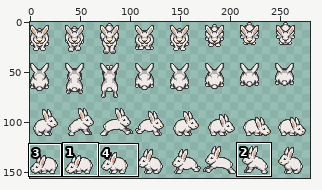
File history of a sprite sheet, Trunk/Resources/lapinMoving.png. Above: a wide view before the commit, with the close-up outlined.
Close-up. First the earlier version:
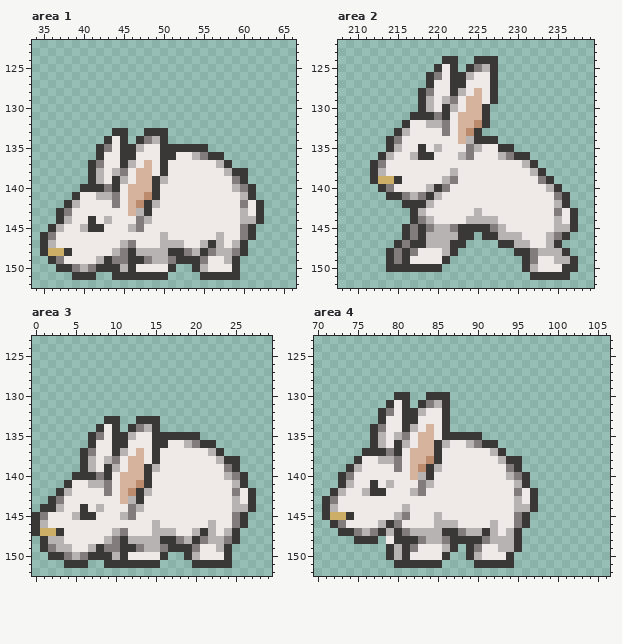
The file is 321x170 pixels. Shown: area 1: x 34..66, y 122..152; area 2: x 208..239, y 122..152; area 3: x 0..29, y 123..152; area 4: x 70..106, y 123..152. The wide view leaves out empty margins. The commit also changed other parts of the picture, which this record leaves out.
After:
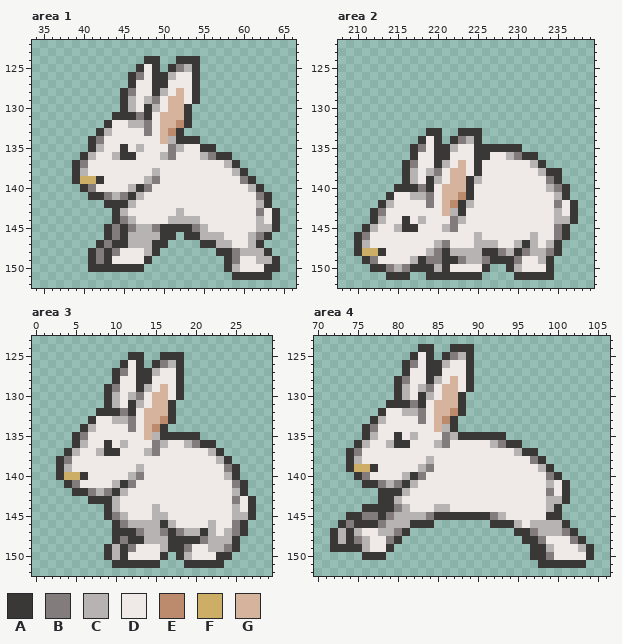
Palette (. is transparent): A #3a3737  B #827c7c  C #b7b3b2  D #efe9e7  E #bc8b6d  F #cdae67  G #d6b39d
The edit:
--- area 1
@@ x 34..66 @@
 123 .................................
-124 .................................
-125 .................................
-126 .................................
-127 .................................
-128 .................................
-129 .................................
-130 .................................
-131 .................................
-132 .................................
-133 ..........AA..AAA................
-134 .........ADA.ABCA................
-135 ........ABDAACDDAAAAAA...........
-136 ........ADDAADDDAADDCBAA.........
-137 .......ABDDACDGDADDDDDDCA........
-138 .......ACDCBDGGDADDDDDDDCAA......
-139 .......ACDACDGGACDDDDDDDDBA......
-140 ......AAABADGGGADDDDDDDDDCBA.....
-141 .....ADDCCBDGGEADDDDDDDDDDCA.....
-142 ....ACDDDDBDGEACDDDDDDDDDDBDA....
-143 ...ABDDDDDDDGCADDDDDDDDDDDCDA....
-144 ...ACDDADCDDDBCDDDDDDDDDDDCCA....
-145 ..ACDDCAADDDCBDDDDDDDDDDDDBA.....
-146 .ABDDDDDDDDDDDDDCDDDDDDCDDBA.....
-147 .ACDDDDDDDDCBDDDCCCDDCACDCA......
-148 .AFFADDDDDCBACCCCAABCABCCBA......
-149 ..ABDDDDCABBAABCCBAAABDDCA.......
-150 ...AABCBAAACADDDDA..ACDDDA.......
-151 .....AAA..AAAAAAA....AAAAA.......
+124 ..............AA..AAA............
+125 .............ADA.ABCA............
+126 ............ABDAACDDA............
+127 ............ADDAADDDA............
+128 ...........ABDDACDGDA............
+129 ...........ACDCBDGGDA............
+130 ...........ACDACDGGA.............
+131 ..........AAABADGGGA.............
+132 .........ADDCCBDGGEA.............
+133 ........ACDDDDBDGEA..............
+134 .......ABDDDDDDDGCAAA............
+135 .......ACDDADCDDDBCDDAA..........
+136 ......ACDDCAADDDCBDDDCBAA........
+137 .....ABDDDDDDDDDDDDDDDDDCA.......
+138 .....ACDDDDDDDDCDDDDDDDDDCA......
+139 .....AFFADDDDDCBDDDDDDDDDDBA.....
+140 ......ABDDDDCABDDDDDDDDDDDDCA....
+141 .......AABCBACDDDDDDDDDDDDDDBA...
+142 .........AAACDDDDDDDDDDDDDDDCA...
+143 ..........ACDDDDDDCDDDDDDDDDBDA..
+144 ..........ABCDDDDCCCCDDDDDDDCDA..
+145 .........ABABCCBAAAABCDDDDDDCCA..
+146 .........ABACCCCAA.AACCCDDDCBA...
+147 ........ABAACCCAA....AACCDDCA....
+148 .......ABABDDDCA.......AABCCCA...
+149 .......ABADDDDA.........ABDDCCA..
+150 .......AAAAAAA..........ACDDDAA..
+151 .........................AAAAA...
 152 .................................
--- area 2
@@ x 208..239 @@
 123 ................................
-124 .............AA..AAA............
-125 ............ADA.ABCA............
-126 ...........ABDAACDDA............
-127 ...........ADDAADDDA............
-128 ..........ABDDACDGDA............
-129 ..........ACDCBDGGDA............
-130 ..........ACDACDGGA.............
-131 .........AAABADGGGA.............
-132 ........ADDCCBDGGEA.............
-133 .......ACDDDDBDGEA..............
-134 ......ABDDDDDDDGCAAA............
-135 ......ACDDADCDDDBCDDAA..........
-136 .....ACDDCAADDDCBDDDCBAA........
-137 ....ABDDDDDDDDDDDDDDDDDCA.......
-138 ....ACDDDDDDDDCDDDDDDDDDCA......
-139 ....AFFADDDDDCBDDDDDDDDDDBA.....
-140 .....ABDDDDCABDDDDDDDDDDDDCA....
-141 ......AABCBACDDDDDDDDDDDDDDBA...
-142 ........AAACDDDDDDDDDDDDDDDCA...
-143 .........ACDDDDDDCDDDDDDDDDBDA..
-144 .........ABCDDDDCCCCDDDDDDDCDA..
-145 ........ABABCCBAAAABCDDDDDDCCA..
-146 ........ABACCCCAA.AACCCDDDCBA...
-147 .......ABAACCCAA....AACCDDCA....
-148 ......ABABDDDCA.......AABCCCA...
-149 ......ABADDDDA.........ABDDCCA..
-150 ......AAAAAAA..........ACDDDAA..
-151 ........................AAAAA...
+124 ................................
+125 ................................
+126 ................................
+127 ................................
+128 ................................
+129 ................................
+130 ................................
+131 ................................
+132 ................................
+133 ...........AA..AAA..............
+134 ..........ADA.ABCA..............
+135 .........ABDAACDDAAAAAA.........
+136 .........ADDAADDDAADDCBAA.......
+137 ........ABDDACDGDADDDDDDCA......
+138 ........ACDCBDGGDADDDDDDDCAA....
+139 ........ACDACDGGACDDDDDDDDBA....
+140 .......AAABADGGGADDDDDDDDDCBA...
+141 ......ADDCCBDGGEADDDDDDDDDDCA...
+142 .....ACDDDDBDGEACDDDDDDDDDDBDA..
+143 ....ABDDDDDDDGCADDDDDDDDDDDCDA..
+144 ....ACDDADCDDDBCDDDDDDDDDDDCCA..
+145 ...ACDDCAADDDCBDDDDDDDDDDDDBA...
+146 ..ABDDDDDDDDDDDDDCDDDDDDCDDBA...
+147 ..ACDDDDDDDDCBDDDCCCDDCACDCA....
+148 ..AFFADDDDDCBACCCCAABCABCCBA....
+149 ...ABDDDDCABBAABCCBAAABDDCA.....
+150 ....AABCBAAACADDDDA..ACDDDA.....
+151 ......AAA..AAAAAAA....AAAAA.....
 152 ................................
--- area 3
@@ x 0..29 @@
 124 ..............................
-125 ..............................
-126 ..............................
-127 ..............................
-128 ..............................
-129 ..............................
-130 ..............................
-131 ..............................
-132 ..............................
-133 .........AA..AAA..............
-134 ........ADA.ABCA..............
-135 .......ABDAACDDAAAAAA.........
-136 .......ADDAADDDAADDCBAA.......
-137 ......ABDDACDGDADDDDDDCA......
-138 ......ACDCBDGGDADDDDDDDCAA....
-139 ......ACDACDGGACDDDDDDDDBA....
-140 .....AAABADGGGADDDDDDDDDCBA...
-141 ....ADDCCBDGGEADDDDDDDDDDCA...
-142 ...ACDDDDBDGEACDDDDDDDDDDBDA..
-143 ..ABDDDDDDDGCADDDDDDDDDDDCDA..
-144 .AACDDADCDDDBCDDDDDDDDDDDCCA..
-145 ABDDDCAADDDCBDDDDDDDDDDDDBA...
-146 ACDDDDDDDDDDDDDCDDDDDDCDDBA...
-147 AFFADDDDDDCBDDDCCCDDCACDCA....
-148 .ACCDDDDDCBACCCCAABCABCCBA....
-149 .ABCCDDCABBAABCCBAAABDDCA.....
-150 ..AABCBAAACADDDDA..ACDDDA.....
-151 ....AAA..AAAAAAA....AAAAA.....
+125 ............AA..AAA...........
+126 ...........ADA.ABCA...........
+127 ..........ABDAACDDA...........
+128 ..........ADDAADDDA...........
+129 .........ABDDACDGDA...........
+130 .........ACDCBDGGDA...........
+131 .........ACDACDGGA............
+132 ........AAABADGGGA............
+133 .......ADDCCBDGGEA............
+134 ......ACDDDDBDGEA.............
+135 .....ABDDDDDDDGCAAAAA.........
+136 .....ACDDADCDDDBCDDCBAA.......
+137 ....ACDDCAADDDCBDDDDDDCA......
+138 ...ABDDDDDDDDDDDDDDDDDDCA.....
+139 ...ACDDDDDDDDCDDDDDDDDDDBA....
+140 ...AFFADDDDDCBDDDDDDDDDDCA....
+141 ....ABDDDDCABDDDDDDDDDDDDBA...
+142 .....AABCBACDDDDDDDDDDDDDCA...
+143 .......AAACDDDDDDDDDDDDDDBDA..
+144 .........ACDDDDCDDDDDDDDDCDA..
+145 .........ABCDDDCCDDDDDDDDCCA..
+146 ..........ABCCCCACDDDDCDDBA...
+147 ..........AAABCCBABCCACDCBA...
+148 ..........ABAACCCAAAABCCCA....
+149 .........ACABDDDCAABDDCCBA....
+150 .........ACADDDDA.ACDDDAA.....
+151 ..........AAAAAA...AAAAA......
 152 ..............................
--- area 4
@@ x 70..106 @@
 123 .....................................
-124 .....................................
-125 .....................................
-126 .....................................
-127 .....................................
-128 .....................................
-129 .....................................
-130 ..........AA..AAA....................
-131 .........ADA.ABCA....................
-132 ........ABDAACDDA....................
-133 ........ADDAADDDA....................
-134 .......ABDDACDGDA....................
-135 .......ACDCBDGGDAAAAA................
-136 .......ACDACDGGACDDCBAA..............
-137 ......AAABADGGGADDDDDDCA.............
-138 .....ADDCCBDGGEADDDDDDDCAA...........
-139 ....ACDDDDBDGEACDDDDDDDDBA...........
-140 ...ABDDDDDDDGCADDDDDDDDDCBA..........
-141 ...ACDDADCDDDBCDDDDDDDDDDCA..........
-142 ..ACDDCAADDDCBDDDDDDDDDDDBDA.........
-143 .ABDDDDDDDDDDDDDDDDDDDDDDCDA.........
-144 .ACDDDDDDDDCDDDDDDDDDDDDDCCA.........
-145 .AFFADDDDDCBDDDCDDDDDDDDDBA..........
-146 ..ABDDDDCABDDDDCCCDDDDCDDBA..........
-147 ...AABCBACABCCCCAABCCACDCA...........
-148 .....AAA.DAAABCCBAAAABCCCA...........
-149 .........ACABDDDCA.ABDDCCA...........
-150 .........ACADDDDA..ACDDDA............
-151 ..........AAAAAA....AAAAA............
+124 .............AA..AAA.................
+125 ............ADA.ABCA.................
+126 ...........ABDAACDDA.................
+127 ...........ADDAADDDA.................
+128 ..........ABDDACDGDA.................
+129 ..........ACDCBDGGDA.................
+130 ..........ACDACDGGA..................
+131 .........AAABADGGGA..................
+132 ........ADDCCBDGGEA..................
+133 .......ACDDDDBDGEA...................
+134 ......ABDDDDDDDGCA...................
+135 ......ACDDADCDDDBCAAAAAA.............
+136 .....ACDDCAADDDCBDDDDDCBAA...........
+137 ....ABDDDDDDDDDDDDDDDDDDDCAA.........
+138 ....ACDDDDDDDDCDDDDDDDDDDDDBA........
+139 ....AFFADDDDDCBDDDDDDDDDDDDDCA.......
+140 .....ABDDDDCABDDDDDDDDDDDDDDDBA......
+141 ......AABCBACDDDDDDDDDDDDDDDDCDA.....
+142 ........AAACDDDDDDDDDDDDDDDDDBDA.....
+143 ........AACDDDDDDDDDDDDDDDDDDCCA.....
+144 ......AAAABCDDDCCDDDDDDDDDDDDCA......
+145 ....AABBABCCCCBAAAAAAABCDDDDDAA......
+146 ...ABAAABCCCAAA.......AAACDCCCCA.....
+147 ..ACACDDCCBA.............AABCCCBA....
+148 ..ACABCDDBA...............AABDDDBA...
+149 ..AAAACDDA.................AACDDDCA..
+150 ......AAA..................AABDDDDA..
+151 ............................AAAAAA...
 152 .....................................
Where, in picture pixels (left, top, right, bottom), the same in both close-ups:
changed: (40, 56, 280, 280)
changed: (354, 56, 578, 280)
changed: (32, 352, 256, 568)
changed: (322, 344, 594, 568)
